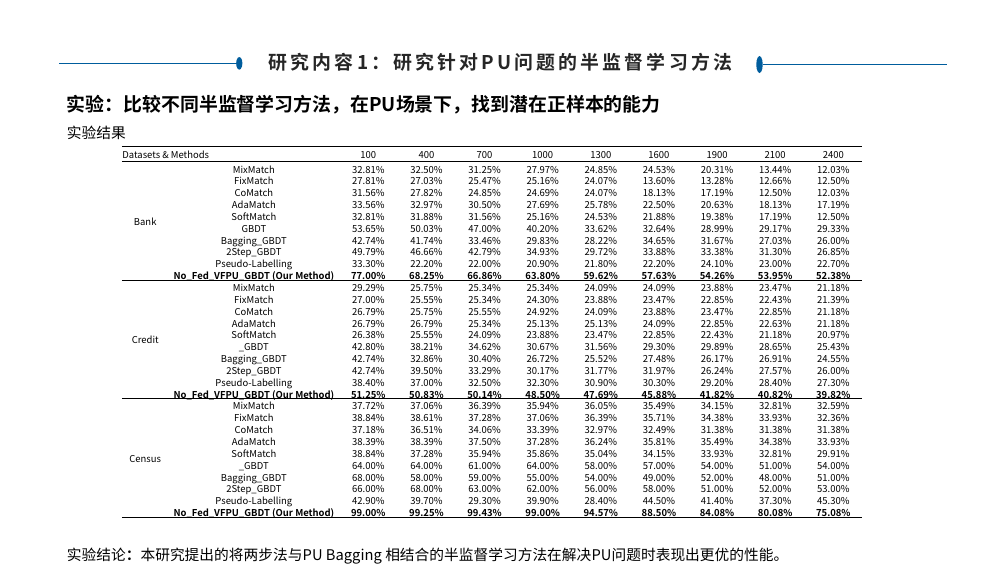
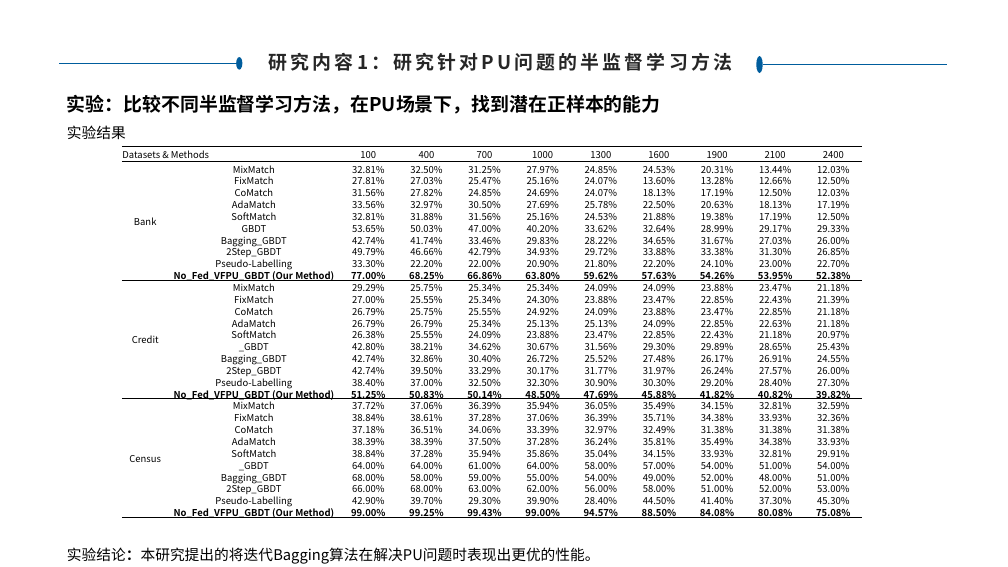
Before and after one commit to lvjiuluan/idea-projects, a slide deck: slide 16 of Git桌面-不放大文件/中期准备/中期报告和ppt/我的中期/吕九峦-中期PPT - v1.3.pptx. Drawn at 1008x567 pixels with LibreOffice and Linux fonts; fonts in the diff are those of the drawing; background and template pictures are left out. Boxes give left, top, right and bottom in pixels: in the first picture for what was removed or moved away, otherwise in the second. Text is boxed around its words. In the diff, an @@ line names an element or a change of style, - is before the commit and + after.

```diff
--- a/Git桌面-不放大文件/中期准备/中期报告和ppt/我的中期/吕九峦-中期PPT - v1.3.pptx
+++ b/Git桌面-不放大文件/中期准备/中期报告和ppt/我的中期/吕九峦-中期PPT - v1.3.pptx
@@ text at [67,547,600,564]: text changed @@
-实验结论：本研究提出的将两步法与PU Bagging 相结合的半监督学习方法在解决PU问题时表现出更优的性能。
+实验结论：本研究提出的将迭代Bagging算法在解决PU问题时表现出更优的性能。
```
Also in this commit, not shown: 3 other slides changed.
